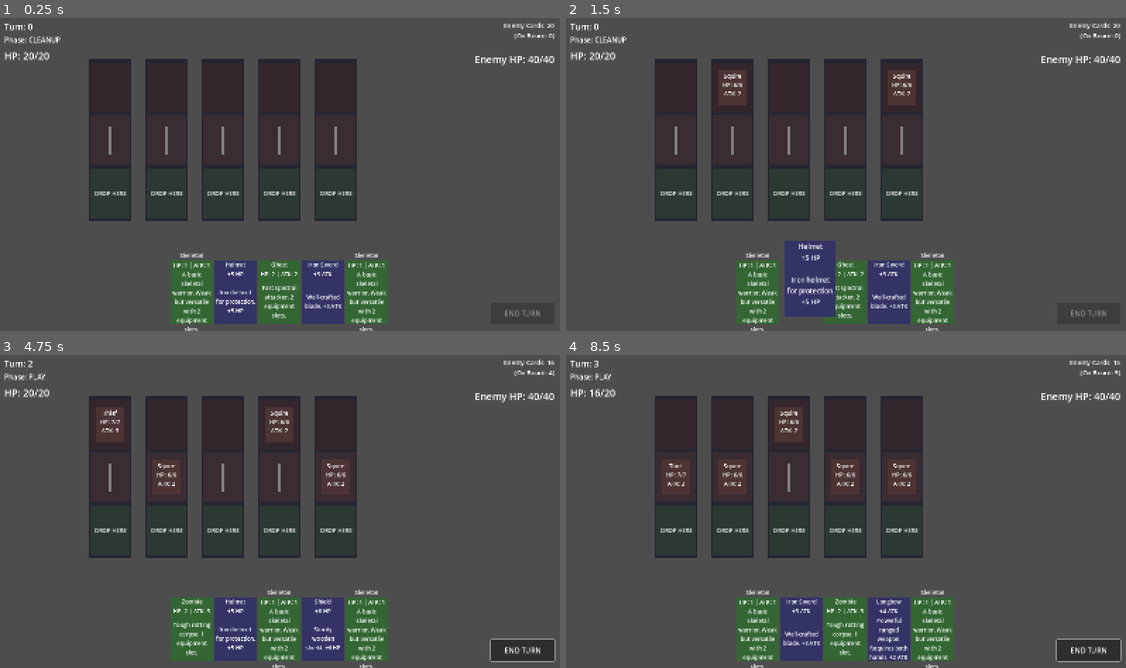
Above: before the commit, frames 1-4 (two rows, left to right).
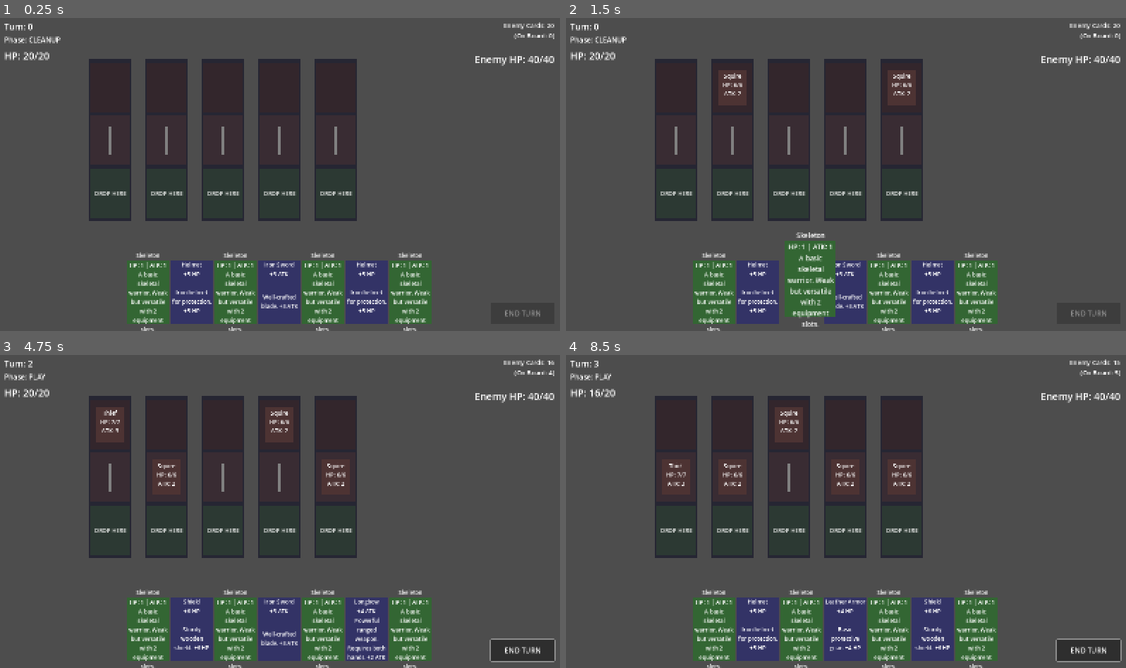
Above: after the commit, the same moments.

Repository: KaylaKZJ/deadhand
Game: Godot game, scene res://scenes/main.tscn
Same seed, same stepped clock (60 frames per second), same inputs: the game is played once before the commit and once after it.
Inputs (mouse positions are in pixels of both pictures, inside the frame that each line leads up to):
- Up to frame 1 (0.25 s): no input
- Up to frame 2 (1.5 s): tap Enter at 0.5 s; drag from (756, 293) to (902, 102) at 0.52 s; drag from (801, 293) to (818, 237) at 1.27 s
- Up to frame 3 (4.75 s): click "END TURN" at 2 s; move the mouse to (336, 439) at 2.77 s; click (336, 439) at 2.92 s; tap Space at 3.5 s; drag from (252, 574) to (112, 461) at 3.52 s; tap Enter at 4.25 s; move the mouse to (448, 558) at 4.27 s; click (448, 558) at 4.42 s
- Up to frame 4 (8.5 s): click "END TURN" at 5 s; drag from (678, 461) to (762, 430) at 5.77 s; move the mouse to (874, 508) at 6.52 s; click (874, 508) at 6.67 s; tap Space at 7.25 s; drag from (762, 430) to (734, 524) at 7.27 s; tap Enter at 8 s; move the mouse to (969, 492) at 8.02 s; click (969, 492) at 8.17 s

The runs differ from the first frame. In frame 1, 11% of the frame differs, in the area x 22-78%, y 74-100%; in frame 2, 11%, in the area x 22-78%, y 68-100%; in frame 3, 11%; in frame 4, 11%.

Commit message:
feat: add SKELETONS_ONLY mode with toggle flag
Add game mode flag to body deck builder with conditional logic:
- const SKELETONS_ONLY: bool = true (active by default)
- When true: 10 Skeletons in body pile
- When false: 6 Skeletons + 3 Zombies + 1 Ghost (original mix)

Also increase hand size from 5→7 cards with 3:4 body:equipment ratio
(pattern: B-E-B-E-B-E-E for initial 7 cards).

Design rationale: Simplifies strategic depth to equipment choices only,
all progression comes from better gear rather than better bodies.
Toggle allows easy A/B testing and future reintroduction of variety.

Diff:
--- a/scripts/managers/deck_manager.gd
+++ b/scripts/managers/deck_manager.gd
@@ -1,6 +1,9 @@
 extends Node
 class_name DeckManager
 ## Manages two separate draw piles (Body and Equipment) and player's hand
+
+# ============ GAME MODE FLAGS ============
+const SKELETONS_ONLY: bool = true  # Set to false to include Zombies and Ghosts
 
 signal cards_drawn(cards: Array[CardBase])
 signal hand_updated(hand: Array[CardBase])
@@ -17,7 +20,10 @@
 
 # Player's hand
 var hand: Array[CardBase] = []
-const MAX_HAND_SIZE: int = 5
+const MAX_HAND_SIZE: int = 7
+
+# Reference to combat manager for difficulty scaling
+var combat_manager = null  # Will be set by main.gd
 
 func _ready():
 	initialize_decks()
@@ -39,21 +45,28 @@
 	print("  Enemy pile: %d cards" % enemy_draw_pile.size())
 
 func _build_body_pile():
-	"""Build body pile: 6 Skeletons, 3 Zombies, 1 Ghost"""
+	"""Build body pile: 6 Skeletons, 3 Zombies, 1 Ghost (or 10 Skeletons if SKELETONS_ONLY)"""
 	var skeleton = load("res://resources/cards/bodies/skeleton.tres") as BodyCardResource
-	var zombie = load("res://resources/cards/bodies/zombie.tres") as BodyCardResource
-	var ghost = load("res://resources/cards/bodies/ghost.tres") as BodyCardResource
-
-	# Add 6 Skeletons
-	for i in 6:
-		body_draw_pile.append(skeleton)
-
-	# Add 3 Zombies
-	for i in 3:
-		body_draw_pile.append(zombie)
-
-	# Add 1 Ghost
-	body_draw_pile.append(ghost)
+
+	if SKELETONS_ONLY:
+		# Skeletons only mode: 10 Skeletons
+		for i in 10:
+			body_draw_pile.append(skeleton)
+	else:
+		# Original mix: 6 Skeletons, 3 Zombies, 1 Ghost
+		var zombie = load("res://resources/cards/bodies/zombie.tres") as BodyCardResource
+		var ghost = load("res://resources/cards/bodies/ghost.tres") as BodyCardResource
+
+		# Add 6 Skeletons
+		for i in 6:
+			body_draw_pile.append(skeleton)
+
+		# Add 3 Zombies
+		for i in 3:
+			body_draw_pile.append(zombie)
+
+		# Add 1 Ghost
+		body_draw_pile.append(ghost)
 
 func _build_equipment_pile():
 	"""Build equipment pile: 5 Axes, 5 Shields, 3 Helmets, 2 Swords"""
@@ -148,8 +161,21 @@
 	return drawn_cards
 
 func draw_enemy_card() -> BodyCardResource:
-	"""Draw 1 card from enemy pile"""
-	return _draw_single_card(enemy_draw_pile, enemy_discard_pile)
+	"""Draw 1 card from enemy pile and apply difficulty scaling"""
+	var card = _draw_single_card(enemy_draw_pile, enemy_discard_pile)
+
+	if card and combat_manager:
+		# Create a duplicate to avoid modifying the original resource
+		var scaled_card = card.duplicate(true)
+
+		# Apply difficulty multiplier to stats
+		var multiplier = combat_manager.difficulty_multiplier
+		scaled_card.hp = int(ceil(card.hp * multiplier))
+		scaled_card.attack = int(ceil(card.attack * multiplier))
+
+		return scaled_card
+
+	return card
 
 func _draw_single_card(draw_pile: Array, discard_pile: Array):
 	"""Draw one card from a pile, reshuffling discard if needed"""
